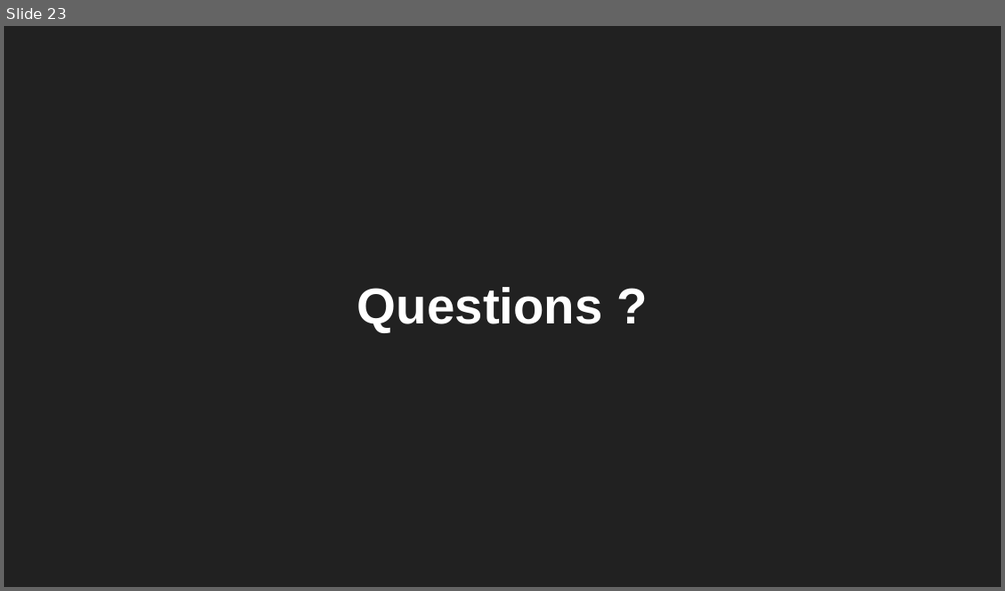
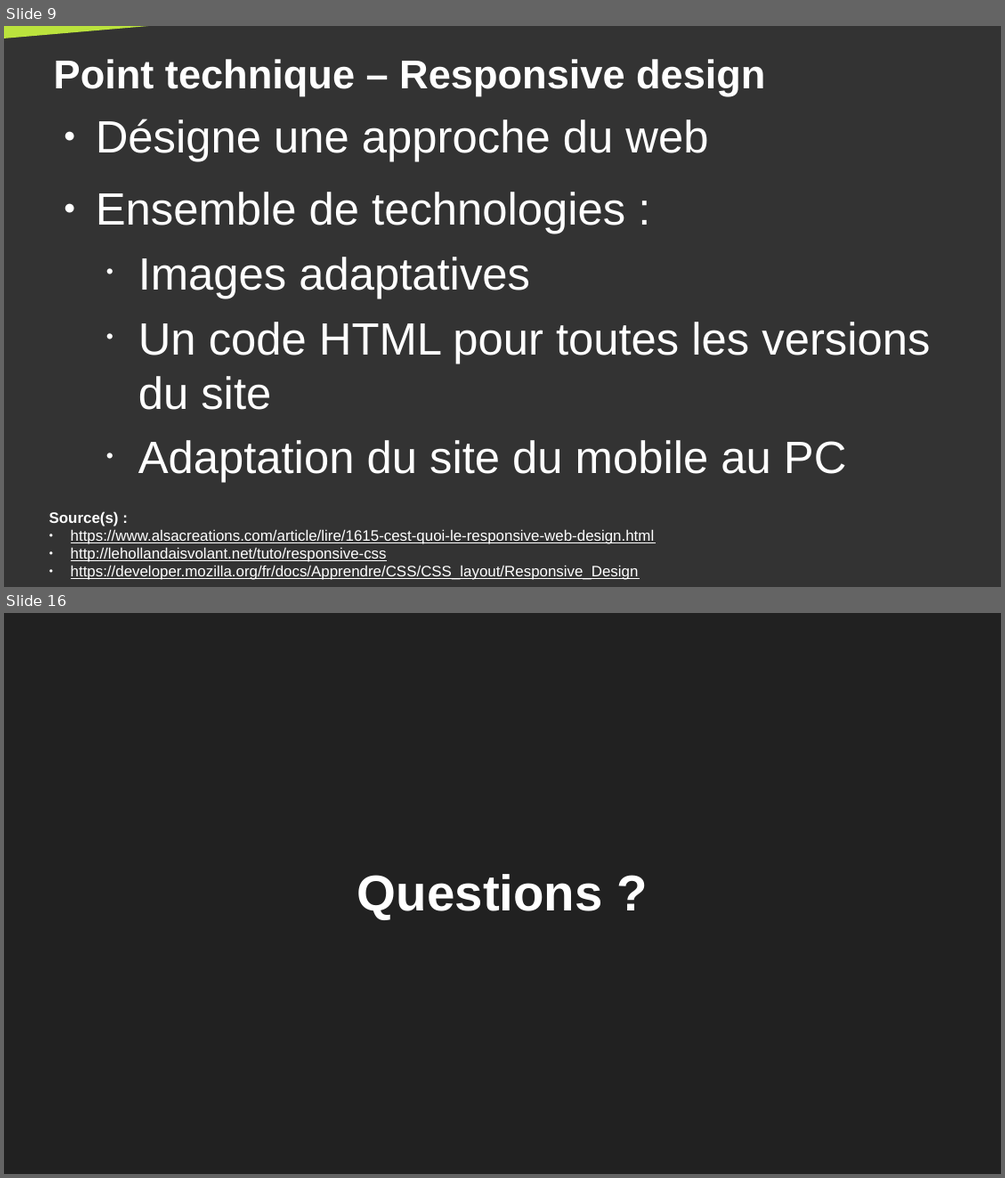
Before and after one commit to DanYellow/cours, a slide deck: integration-web-s2/cours-magistraux/numero-1/presentation.odp. Shown one above the other, each under a label of ours: slide 23 before the commit, slides 9 and 16 after it; the slides between them are not shown. The pictures are 1005x591 and 1005x1178 pixels, drawn with LibreOffice and Linux fonts; fonts in the diff are those of the drawing. Boxes give left, top, right and bottom in pixels: in the first picture for what was removed or moved away, otherwise in the second. Text is boxed around its words. In the diff, an @@ line names an element or a change of style, - is before the commit and + after.

```diff
--- a/integration-web-s2/cours-magistraux/numero-1/presentation.odp
+++ b/integration-web-s2/cours-magistraux/numero-1/presentation.odp
@@ slide 9 added at bbox=[4, 26, 1001, 587], background #333333 @@
@@ right triangle added at bbox=[4, 26, 232, 40], fill #BBE33D @@
@@ title added at bbox=[54, 59, 765, 95], 32 pt, text #FFFFFF, bold @@
+Point technique – Responsive design
@@ text added at bbox=[96, 119, 930, 483], 36 pt, text #FFFFFF @@
+● Désigne une approche du web
+● Ensemble de technologies :
+  • Images adaptatives
+  • Un code HTML pour toutes les versions du site
+  • Adaptation du site du mobile au PC
@@ text added at bbox=[49, 511, 655, 580], 12 pt, text #FFFFFF, underline @@
+Source(s) :
+● https://www.alsacreations.com/article/lire/1615-cest-quoi-le-responsive-web-design.html
+● http://lehollandaisvolant.net/tuto/responsive-css
+● https://developer.mozilla.org/fr/docs/Apprendre/CSS/CSS_layout/Responsive_Design
@@ what was slide 23 is now slide 16 @@
```
Also in this commit, not shown: 1 slide changed, 13 other slides added, 21 slides removed, 10 other files.
